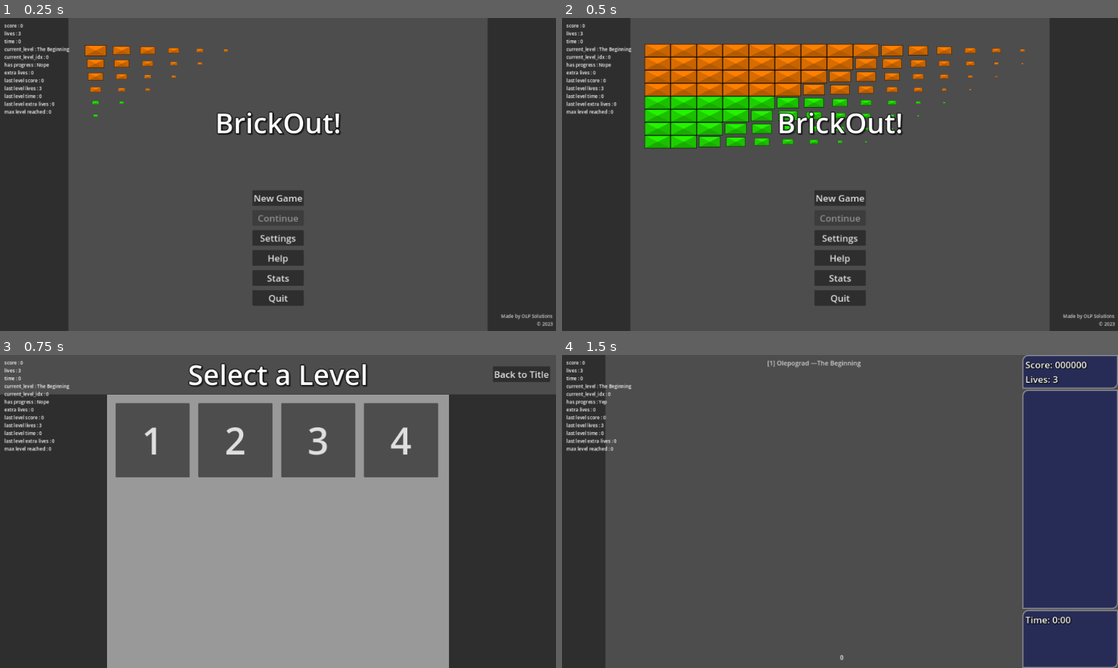
Above: before the commit, frames 1-4 (two rows, left to right).
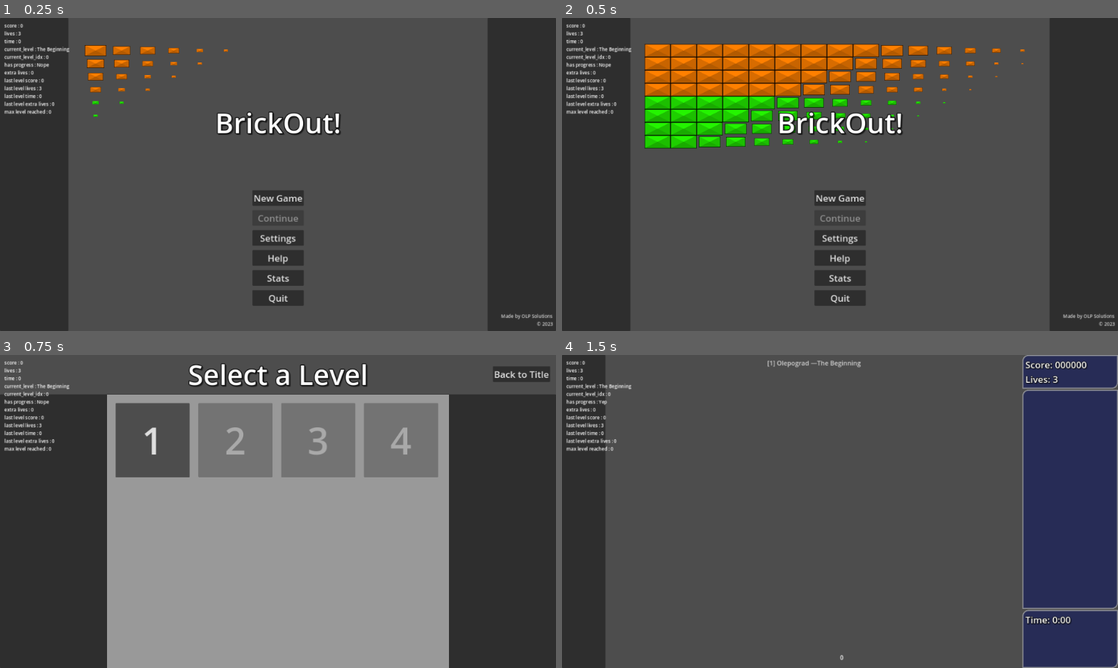
Above: after the commit, the same moments.

Repository: O-39889/brickout
Game: Godot game, scene res://scenes/title_screen.tscn
The game is run twice, just before and just after one commit, with the same random seed, the same clock (stepped at 60 frames per second) and the same inputs. The engine's default icon, where the game draws it, is replaced by a stand-in: a white triangle on a blue panel in a dark square.
Inputs:
- Up to frame 1 (0.25 s): no input
- Up to frame 2 (0.5 s): no input
- Up to frame 3 (0.75 s): click "New Game" at 0.5 s
- Up to frame 4 (1.5 s): click "1" at 1.25 s

Frames 1-2 are identical in both runs. In frame 3, 9.4% of the frame differs, in the area x 35-79%, y 15-40%; in frame 4, nothing differs.

Commit message:
Finish on progression finally????

Diff:
--- a/scripts/Paddle.gd
+++ b/scripts/Paddle.gd
@@ -61,8 +61,11 @@
 var balls : Array[Ball] = [];
 var persistent_balls : Array[Ball] = [];
 
+#region probably wouldn't need this shit amymore
 var my_velocity : float = float(((((((0.0 as float) as float) as float) as float) as float) as float) as float) as float;
 var last_tick_position : Vector2;
+#endregion
+
 var level_cleared : bool = false;
 var finish_speed : float;
 
--- a/scripts/level_select_menu.gd
+++ b/scripts/level_select_menu.gd
@@ -15,9 +15,8 @@
 			btn.pressed.connect(GameProgression.new_game.bind(
 				mini(i, GameProgression.level_campaign.size() - 1)
 			));
+			btn.disabled = i > GameProgression.max_level_reached;
 			level_list.add_child(btn);
-			pass # Holy stuff I can't do that in here obviously because of it being a container so I will actually have to override the container node itself
-			# sounds like a lot of pain so whatever
 
 	%ExitBtn.position.y = (%ChooseLevelLbl.size.y - %ExitBtn.size.y) / 2.0;
 
@@ -27,5 +26,5 @@
 
 
 func _input(event: InputEvent) -> void:
-	if event.is_action_pressed("ui_cancel"):
+	if event.is_action_pressed(&"ui_cancel"):
 		get_tree().change_scene_to_file("res://scenes/title_screen.tscn")
--- a/scripts/main_level.gd
+++ b/scripts/main_level.gd
@@ -191,6 +191,15 @@
 	GameProgression.time_total += time_elapsed;
 	mouse_captured = false;
 	EventBus.level_cleared.emit();
+	# NOTE: this thing would probably be better
+	# to put in GameProgression as a handler of the signal
+	# above; however, this signal gets emitted not only
+	# in regular levels but also on the title screen
+	# so that's kind of an oversight so whatever ig
+	GameProgression.set_next_current_level();
+	GameProgression.max_level_reached = maxi(
+		GameProgression.max_level_reached,
+		GameProgression.current_level_idx);
 	#gui.show_level_clear(func(): get_window().title = 'Next level!',
 		#func(): get_window().title = 'Main menu!');
 	await get_tree().create_timer(1.0).timeout;
--- a/scripts/main_level_template.gd
+++ b/scripts/main_level_template.gd
@@ -102,7 +102,7 @@
 	main_container.add_child(clear_node);
 	clear_node.continue_btn.pressed.connect(
 		GameProgression.next_level);
-	clear_node.exit_btn.pressed.connect(get_tree().quit);
+	clear_node.exit_btn.pressed.connect(GameProgression.exit_after_clear);
 	# TODO: score and time only for the current level
 	clear_node.set_score(lvl.points_earned);
 	clear_node.set_time(lvl.time_elapsed);
--- a/scripts/singletons/game_progression.gd
+++ b/scripts/singletons/game_progression.gd
@@ -14,6 +14,7 @@
 const INITIAL_LIVES : int = 3;
 
 const LEVEL_TEMPLATE_PACKED : PackedScene = preload("res://scenes/levels_new/main_level_template.tscn");
+const TITLE_PACKED : PackedScene = preload("res://scenes/title_screen.tscn");
 
 # why if I could just have another JSON file lmao
 # but whatever
@@ -52,7 +53,36 @@
 # this stuff should be never reset to 0 in fact, I think
 # I mean, until we actually start working with save files
 # but for now nopesies
+# NOTE: nevermind the previous comment? I don't know lol
+# but it's the last level that's been reached in the current
+# savefile session: it doesn't have to change when
+# the new level is opened
+# so, for example, when you beat level # 8, it might
+# increase this to 9 either immediately when you clear
+# the level # 8 or both: when exiting to main menu
+# and before loading a new one
+# I think the former would be more reliable
 var max_level_reached : int = 0;
+
+## The index of a level where the game session started.
+var session_started_idx : int = 0;
+
+
+func reset_current_data(lvl_idx : int = 0) -> void:
+	set_current_level(lvl_idx);
+	score = 0;
+	last_level_score = score;
+
+	lives = INITIAL_LIVES;
+	last_level_lives = lives;
+
+	time_total = 0.0;
+	last_level_time_total = time_total;
+
+	extra_lives_earned = 0;
+	last_level_extra_lives_earned = extra_lives_earned;
+
+	session_started_idx = 0;
 
 
 func _ready() -> void:
@@ -61,15 +91,8 @@
 		level_campaign[i] = main_campaign_dir.path_join(
 			level_campaign[i] + '.tscn'
 		);
-	set_current_level(0); # TODO: load from autosave lmao
-	score = 0; # TODO: load from autosave
-	last_level_score = score;
-	lives = INITIAL_LIVES; # TODO: load from autosave
-	last_level_lives = lives;
-	time_total = 0.0; # TODO: load from ottosave
-	last_level_time_total = time_total;
-	extra_lives_earned = score / EXTRA_LIFE_MULTIPLIER; # TODO: nah this is perfect
-	last_level_extra_lives_earned = extra_lives_earned;
+	max_level_reached = 0;
+	reset_current_data();
 	# super useful little debug label thing innit bruv
 	if OS.is_debug_build():
 		debug_test_lbl = Label.new();
@@ -81,17 +104,36 @@
 		await get_tree().process_frame;
 		add_child(debug_test_lbl);
 
-## If idx = -1, then it just takes in the current index
+
+## If idx = -1, then it just uses the current index
 func set_current_level(idx: int = -1) -> void:
 	if idx >= 0:
 		current_level_idx = idx;
 	current_level = load(level_campaign[current_level_idx]).instantiate();
 	max_level_reached = maxi(current_level_idx, max_level_reached);
 
+
+func set_next_current_level() -> void:
+	set_current_level(GameProgression.current_level_idx + 1);
+
+
+## Updates last level stats to match the current ones.
+func update_last_level_stats() -> void:
+	last_level_score = score;
+	last_level_lives = lives;
+	last_level_time_total = time_total;
+	last_level_extra_lives_earned = extra_lives_earned;
+
+
+## Restores the current stats to match the last level stats.
+func restore_to_last_level_stats() -> void:
+	score = last_level_score;
+	lives = last_level_lives;
+	time_total = last_level_time_total;
+	extra_lives_earned = last_level_extra_lives_earned;
+
+
 #region Switching between levels and everything
-# first, I'm just gonna make those work
-# and after that I'll refactor it and move duplicating code
-# into separate functions if needed
 
 ## Gets called after starting a new game by pressing a button in the
 ## level select menu.
@@ -99,76 +141,82 @@
 ## game over screen (but in this case, it would have the level index
 ## as the current one)
 func new_game(level_idx: int = 0) -> void:
-	score = 0;
-	lives = INITIAL_LIVES;
-	extra_lives_earned = 0;
-	time_total = 0.0;
-
-	last_level_score = score;
-	last_level_lives = lives;
-	last_level_time_total = time_total;
-	last_level_extra_lives_earned = extra_lives_earned;
-
-	time_total = 0.0;
-	current_level_idx = level_idx;
-	time_total = 0.0;
-	current_level = load(level_campaign[current_level_idx]).instantiate();
-	get_tree().change_scene_to_file("res://scenes/levels_new/main_level_template.tscn");
+	session_started_idx = level_idx;
+	reset_current_data(level_idx);
+	current_level = load(level_campaign[current_level_idx]).instantiate();
+	get_tree().change_scene_to_packed(LEVEL_TEMPLATE_PACKED);
 	has_progress = true;
 
 ## Gets called after pressing a continue button on the level clear screen
 ## (not immediately, after a fade out transition but still)
 func next_level() -> void:
+	# NOTE: the next level idx
+	# is updated in the main level script!!!!!!!!!
 	# update the last level stats to match the current ones
 	# (because the current level just becomes the last one duh)
-	last_level_score = score;
-	last_level_lives = lives;
-	last_level_time_total = time_total;
-	last_level_extra_lives_earned = extra_lives_earned;
+	update_last_level_stats();
 	# and of course it's the next level
-	current_level_idx += 1;
+	#set_next_current_level();
 	# of course update the max level reached
-	max_level_reached = maxi(max_level_reached, current_level_idx);
+	# NOTE: maybe have it update somewhere else
+	# e. g. after clearing the level immediately
+	#max_level_reached = maxi(max_level_reached, current_level_idx);
 	# and load the next levle
 	current_level = load(level_campaign[current_level_idx]).instantiate();
-	get_tree().change_scene_to_file("res://scenes/levels_new/main_level_template.tscn");
+	get_tree().change_scene_to_packed(LEVEL_TEMPLATE_PACKED);
 
 ## Called when exiting to main menu after clearing a level.
 func exit_after_clear() -> void:
-	last_level_score = score;
-	last_level_lives = lives;
-	last_level_time_total = time_total;
-	last_level_extra_lives_earned = extra_lives_earned;
-
-	current_level_idx += 1;
-	max_level_reached = maxi(current_level_idx, max_level_reached);
-	current_level = load(level_campaign[current_level_idx]).instantiate();
+	# update last
+	update_last_level_stats();
+	# again, don't need to do any of that bc
+	# the main level script already did that when
+	# the level is cleared
+	#current_level_idx += 1;
+	#max_level_reached = maxi(current_level_idx, max_level_reached);
+	# don't exactly need this either?
+	#current_level = load(level_campaign[current_level_idx]).instantiate();
+	get_tree().change_scene_to_packed(TITLE_PACKED);
 
 ## Called when exiting to main menu in the middle of a level.
-## TODO: MAKE THIS ACTUALLY WORK, JUST SCREW IT WE'RE DOING THIS MY WAY
-# 1) keep a separate time and score and lives tracker for right before starting a levle
-# 2) when leaving the level, display a prompt saying that all progress on the current level will be lost
-# 3) just set the progress to that thing
+## It just discards all mofidications to the save data
+## on the current level and restores them back to the stats
+## from the last level.
 func exit_to_menu() -> void:
-	score = last_level_score;
-	lives = last_level_lives;
-	time_total = last_level_time_total;
-	extra_lives_earned = last_level_extra_lives_earned;
-	get_tree().change_scene_to_file("res://scenes/title_screen.tscn");
-
-## Called when clicking the Continue button after clearing the level
-## and exiting to main menu.
-func continue_after_clear() -> void:
-	pass
-
-## Called when clicking the Continue button after exiting to the main menu
-## in the middle of a level, erasing all progress beforehand.
-func continue_after_exit() -> void:
-	score = last_level_score;
-	lives = last_level_lives;
-	extra_lives_earned = last_level_extra_lives_earned;
-	time_total = last_level_time_total;
-	# TODO: load the level etc
+	# NOTE: maybe instead ignore everything and just
+	# have it do this when presing the continue button?
+	#score = last_level_score;
+	#lives = last_level_lives;
+	#time_total = last_level_time_total;
+	#extra_lives_earned = last_level_extra_lives_earned;
+	get_tree().change_scene_to_packed(TITLE_PACKED);
+
+
+## Just continuing the game with the Continue button,
+## whether after clearing the level or not.
+## Making this because I first gotta figure out
+## how to even tell apart those two.
+## Now, two other continue methods were unused and were
+## thus removed.
+func just_continue() -> void:
+	# maybe I don't have to? Like, when you quit
+	# in the middle of lvl 5, then it's gonna be the same
+	# as if you just cleared lvl 4 and exited after that
+	# just start at the current level okda
+	# in the current level idx
+	# and restore the last level stats
+	if not has_progress:
+		printerr('No progress saved, this cannot continue');
+		return;
+	restore_to_last_level_stats();
+	# just let's remember again:
+	# when we clear the level, it sets the current level
+	# to the next one and doesn't change that until
+	# we clear the next one so even if we leave then it's
+	# still kinda fine
+	current_level = load(level_campaign[current_level_idx]).instantiate();
+	get_tree().change_scene_to_packed(LEVEL_TEMPLATE_PACKED);
+
 
 ## Called when pressing a main menu button on the game over screen.
 # TODO: actually make some kind of local leaderboard where the player
@@ -177,18 +225,10 @@
 # and username (add funny username easter eggs!)
 func exit_after_game_over() -> void:
 	has_progress = false;
-
-	score = 0;
-	lives = INITIAL_LIVES;
-	time_total = 0.0;
-	extra_lives_earned = 0;
-
-	last_level_score = score;
-	last_level_lives = lives;
-	last_level_time_total = time_total;
-	last_level_extra_lives_earned = extra_lives_earned;
-
-	get_tree().change_scene_to_file("res://scenes/title_screen.tscn");
+	# I don't think the specific index is really important in here
+	reset_current_data(0);
+
+	get_tree().change_scene_to_packed(TITLE_PACKED);
 
 #endregion
 
--- a/scripts/title_screen.gd
+++ b/scripts/title_screen.gd
@@ -20,7 +20,7 @@
 
 
 func _on_continue_btn_pressed() -> void:
-	pass # Replace with function body.
+	GameProgression.just_continue();
 
 
 func _on_settings_btn_pressed() -> void:
